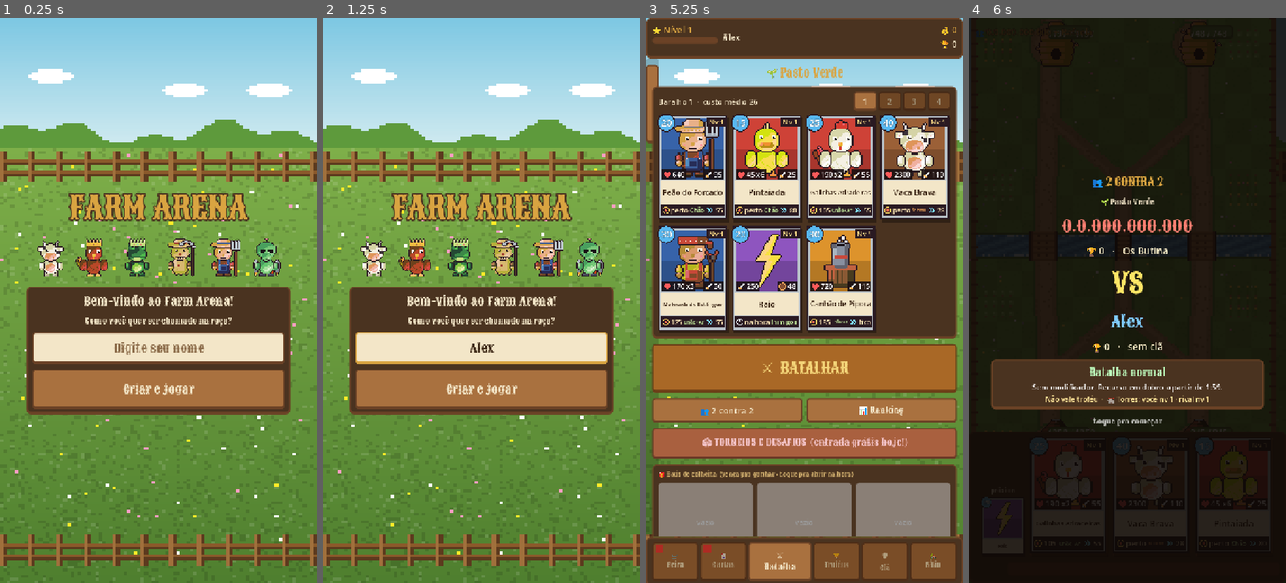
Above: before the commit, frames 1-4 (left to right).
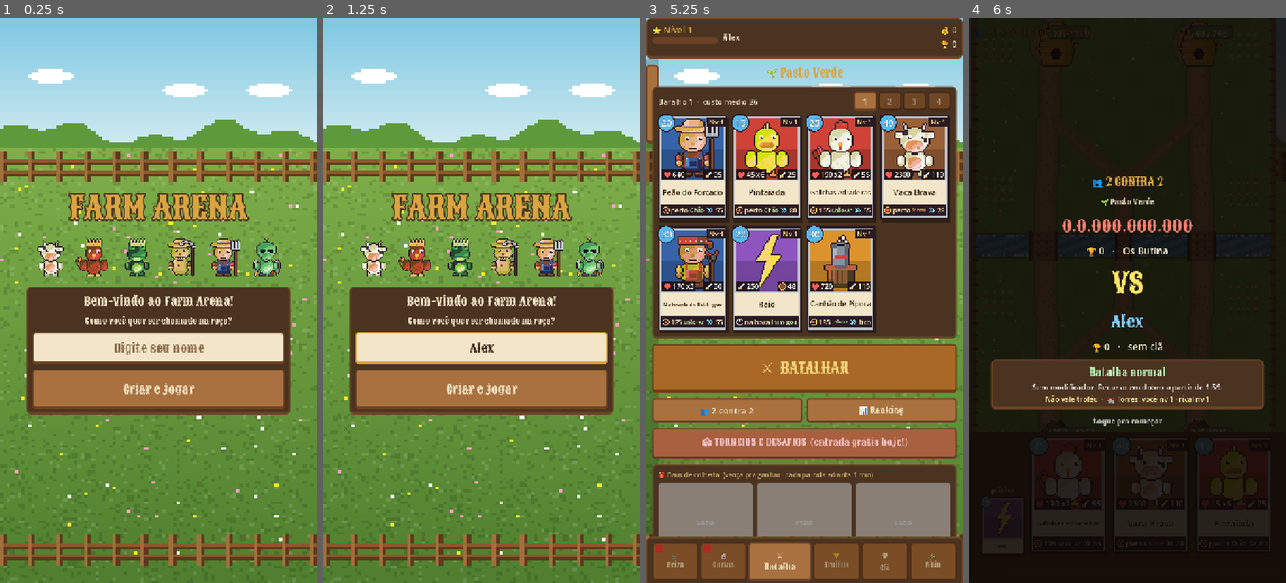
Above: after the commit, the same moments.

Repository: Generadevde/farmarena
Game: Godot game, scene res://Scenes/profile_setup.tscn
Two runs of this game, one before a commit and one after it. Both use one fixed random seed, a clock stepped at 60 frames per second and the inputs below. The engine's default icon, where the game draws it, is replaced by a stand-in: a white triangle on a blue panel in a dark square.
Inputs (mouse positions are in pixels of both pictures, inside the frame that each line leads up to):
- Up to frame 1 (0.25 s): no input
- Up to frame 2 (1.25 s): click (481, 345) at 0.52 s; type "Alex" at 0.6 s
- Up to frame 3 (5.25 s): click "Criar e jogar" at 1.25 s; click "1" at 2 s; click "2" at 2.75 s; click "3" at 3.5 s; click "4" at 4.25 s; click "⚔ BATALHAR" at 5 s
- Up to frame 4 (6 s): click "👥 2 contra 2" at 5.75 s

Frames 1-2 are identical in both runs. In frame 3, 0.4% of the frame differs, in the area x 4-72%, y 80-82%; in frame 4, nothing differs.

Commit message:
Baús: volta a espera e os poderes Relógio e Chave; fica só a abertura rápida
Co-Authored-By: Claude Fable 5.2 <noreply@anthropic.com>
Claude-Session: https://claude.ai/code/session_01F2c9wwKpd4XWAaAeM55Dzi

Diff:
--- a/Scripts/hub.gd
+++ b/Scripts/hub.gd
@@ -319,7 +319,7 @@
 	_dots[1].visible = up
 	var chest_ready = false
 	for i in Progresso.chests().size():
-		if i >= 0:
+		if Progresso.chest_ready(i):
 			chest_ready = true
 	var mission_ready = false
 	for m in PlayerProfile.daily_missions:
@@ -479,7 +479,7 @@
 
 	# baús de colheita
 	var chest_panel = _panel(box)
-	chest_panel.add_child(_label("🎁 Baús de colheita  (vença pra ganhar · toque pra abrir na hora)", 15, ThemeBuilder.COLOR_STAT_LABEL))
+	chest_panel.add_child(_label("🎁 Baús de colheita  (vença pra ganhar · cada partida adianta 1 min)", 15, ThemeBuilder.COLOR_STAT_LABEL))
 	var crow = HBoxContainer.new()
 	crow.add_theme_constant_override("separation", 10)
 	chest_panel.add_child(crow)
@@ -533,11 +533,21 @@
 	b.add_child(art)
 	b.alignment = HORIZONTAL_ALIGNMENT_CENTER
 	b.vertical_icon_alignment = VERTICAL_ALIGNMENT_BOTTOM
-	# sem espera: tocou, abriu
-	b.text = "\n\n\n\n%s\nABRIR!" % def["nome"]
-	b.modulate = Color(1.0, 1.0, 0.7)
-	art.bouncing = true
-	b.pressed.connect(_open_chest.bind(i))
+	var name_text = "\n\n\n\n%s\n" % def["nome"]
+	if Progresso.chest_ready(i):
+		b.text = name_text + "ABRIR!"
+		b.modulate = Color(1.0, 1.0, 0.7)
+		art.bouncing = true
+		b.pressed.connect(_open_chest.bind(i))
+	elif Progresso.unlocking_index() == i:
+		_live(b, func(): return name_text + "⏳ " + _clock(Progresso.chest_remaining(i)))
+		b.pressed.connect(_toast.bind("Abrindo... cada partida jogada adianta 1 minuto."))
+	else:
+		b.text = name_text + "tocar pra abrir (%s)" % _clock(def["tempo"])
+		if Progresso.unlocking_index() == -1:
+			b.pressed.connect(_start_chest.bind(i))
+		else:
+			b.pressed.connect(_toast.bind("Só um baú abre por vez."))
 	return b
 
 
@@ -547,7 +557,7 @@
 
 func _open_chest(i: int):
 	var def = Progresso.CHESTS[int(Progresso.chests()[i]["tipo"])]
-	var loot = Progresso.open_chest_now(i)
+	var loot = Progresso.open_chest(i)
 	if !loot.is_empty():
 		_show_loot(def["nome"], loot, Color.html(def["cor"]))
 
--- a/Scripts/progresso.gd
+++ b/Scripts/progresso.gd
@@ -1067,14 +1067,14 @@
 
 # ================================================================ PODERES (raros: torneio e topo da colheita do clã)
 const POWERS = {
-	"relogio2": {"nome": "Caixote Surpresa", "desc": "Ganha na hora um Caixote da Feira.", "cor": "#70c8f0"},
-	"relogio3": {"nome": "Baú Surpresa", "desc": "Ganha na hora um Baú do Celeiro.", "cor": "#b080ff"},
+	"relogio2": {"nome": "Relógio Adiantado", "desc": "Baús abrem 2x mais rápido por 30 minutos.", "cor": "#70c8f0"},
+	"relogio3": {"nome": "Relógio Maluco", "desc": "Baús abrem 3x mais rápido por 15 minutos.", "cor": "#b080ff"},
 	"ouro2": {"nome": "Bolso Furado ao Contrário", "desc": "Ouro em dobro nas próximas 5 partidas.", "cor": "#ffd23c"},
 	"xp2": {"nome": "Café Forte", "desc": "XP em dobro nas próximas 5 partidas.", "cor": "#c08050"},
 	"sorte": {"nome": "Ferradura da Sorte", "desc": "Os baús das próximas 3 vitórias vêm um nível melhor.", "cor": "#a0e080"},
-	"chave": {"nome": "Chave Mestra", "desc": "Ganha na hora um Baú Lendário.", "cor": "#ff9060"},
+	"chave": {"nome": "Chave Mestra", "desc": "Abre na hora um baú que está esperando.", "cor": "#ff9060"},
 }
-const POWER_WEIGHTS = {"relogio2": 25, "relogio3": 12, "ouro2": 22, "xp2": 18, "sorte": 13, "chave": 5}
+const POWER_WEIGHTS = {"relogio2": 25, "relogio3": 12, "ouro2": 22, "xp2": 18, "sorte": 13, "chave": 10}
 
 
 func power_count(id: String) -> int:
@@ -1116,14 +1116,31 @@
 		return "Você não tem esse poder."
 	var now = Time.get_unix_time_from_system()
 	match id:
-		"relogio2", "relogio3", "chave":
-			# os baús agora abrem na hora, então estes poderes viraram baú de presente
-			var gift = {"relogio2": 1, "relogio3": 2, "chave": 3}[id]
-			_push({"tipo": "bau", "bau": gift, "itens": roll_chest(gift)})
+		"relogio2", "relogio3":
+			if clock_boost_left() > 0:
+				return "Já tem um relógio ligado."
+			# guarda no baú o que o relógio ANTIGO já tinha adiantado -- senão,
+			# ao ligar um novo, o baú que ainda estava abrindo "voltava no tempo"
+			var old: Dictionary = d["ativos"].get("relogio", {})
+			if !old.is_empty():
+				for ch in d["chests"]:
+					if float(ch["inicio"]) > 0.0:
+						var ov = minf(now, float(old["ate"])) - maxf(float(ch["inicio"]), float(old["inicio"]))
+						ch["pulado"] = float(ch["pulado"]) + maxf(0.0, ov) * (float(old["mult"]) - 1.0)
+			d["ativos"]["relogio"] = {"inicio": now, "ate": now + (1800.0 if id == "relogio2" else 900.0), "mult": 2 if id == "relogio2" else 3}
 		"ouro2", "xp2":
 			d["ativos"][id] = power_battles(id) + 5
 		"sorte":
 			d["ativos"][id] = power_battles(id) + 3
+		"chave":
+			var idx = unlocking_index()
+			if idx == -1 and !d["chests"].is_empty():
+				idx = 0
+			if idx == -1 or chest_ready(idx):
+				return "Nenhum baú esperando pra abrir."
+			if float(d["chests"][idx]["inicio"]) <= 0.0:
+				d["chests"][idx]["inicio"] = now
+			d["chests"][idx]["pulado"] = 999999.0
 	d["poderes"][id] = power_count(id) - 1
 	_commit()
 	return ""
Not shown, changed: LEIA-ME.md
